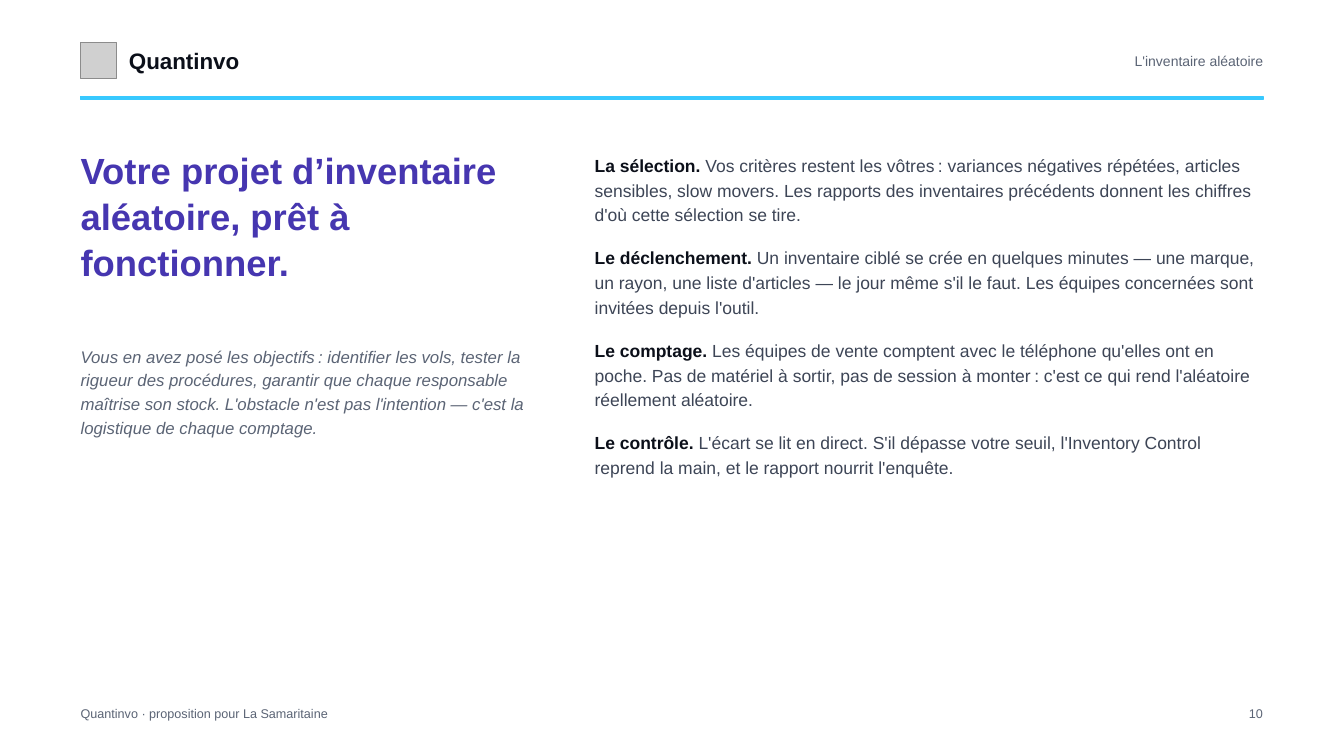
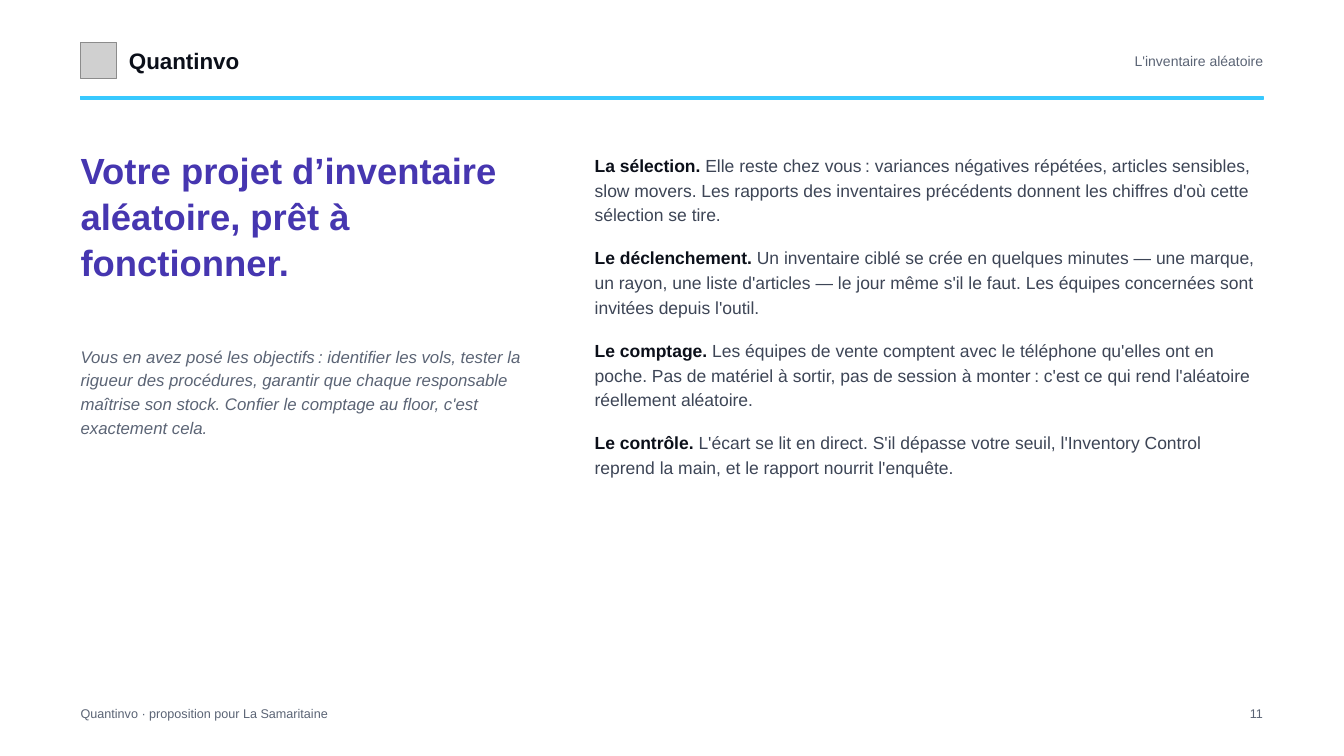
Before and after one commit to devkaylab/Inventaire, a slide deck: slide 11 of docs/entreprise/deck/Quantinvo-Samaritaine.pptx (slide 10 before the commit). Drawn at 1344x756 pixels with LibreOffice and Linux fonts; fonts in the diff are those of the drawing; grey boxes stand for pictures. Boxes give left, top, right and bottom in pixels: in the first picture for what was removed or moved away, otherwise in the second. Text is boxed around its words. In the diff, an @@ line names an element or a change of style, - is before the commit and + after.

```diff
--- a/docs/entreprise/deck/Quantinvo-Samaritaine.pptx
+++ b/docs/entreprise/deck/Quantinvo-Samaritaine.pptx
@@ text at [595, 159, 1250, 221]: text changed @@
-La sélection. Vos critères restent les vôtres : variances négatives répétées, articles sensibles, slow movers. Les rapports des inventaires précédents donnent les chiffres d'où cette sélection se tire.
+La sélection. Elle reste chez vous : variances négatives répétées, articles sensibles, slow movers. Les rapports des inventaires précédents donnent les chiffres d'où cette sélection se tire.
@@ text at [81, 350, 520, 434]: text changed @@
-Vous en avez posé les objectifs : identifier les vols, tester la rigueur des procédures, garantir que chaque responsable maîtrise son stock. L'obstacle n'est pas l'intention — c'est la logistique de chaque comptage.
+Vous en avez posé les objectifs : identifier les vols, tester la rigueur des procédures, garantir que chaque responsable maîtrise son stock. Confier le comptage au floor, c'est exactement cela.
@@ text at [1250, 709, 1263, 718]: text changed @@
-10
+11
```
Also in this commit, not shown: 13 other slides changed, 1 slide added, 3 other files.
